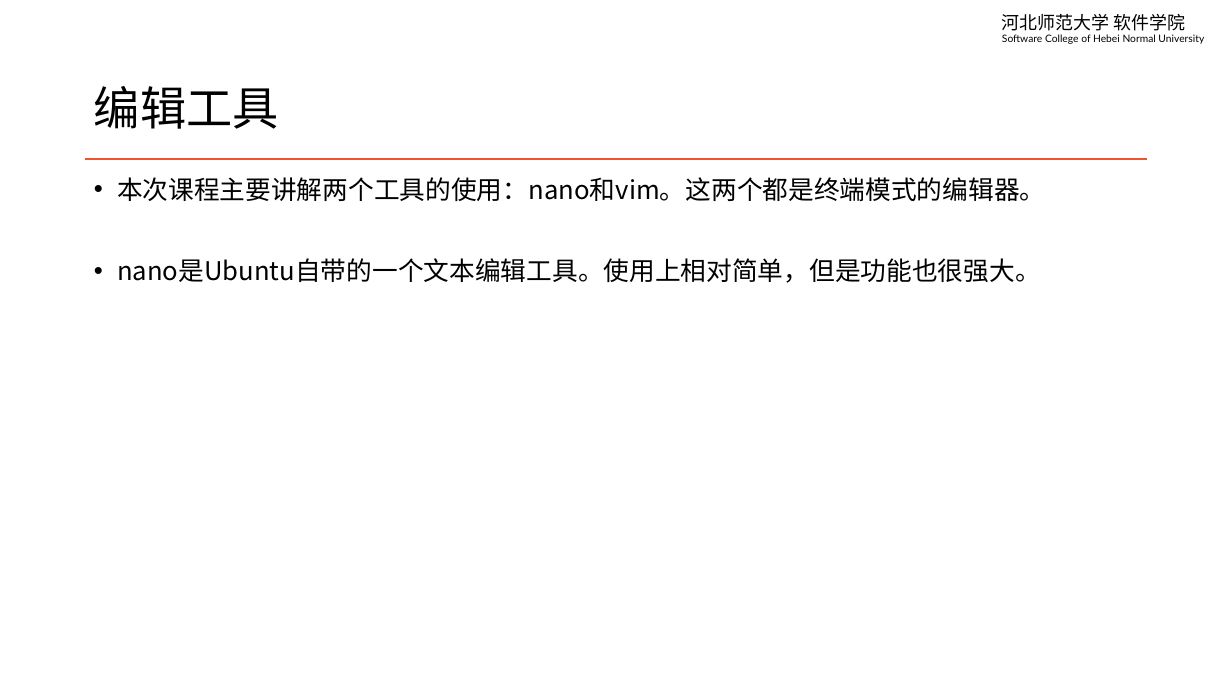
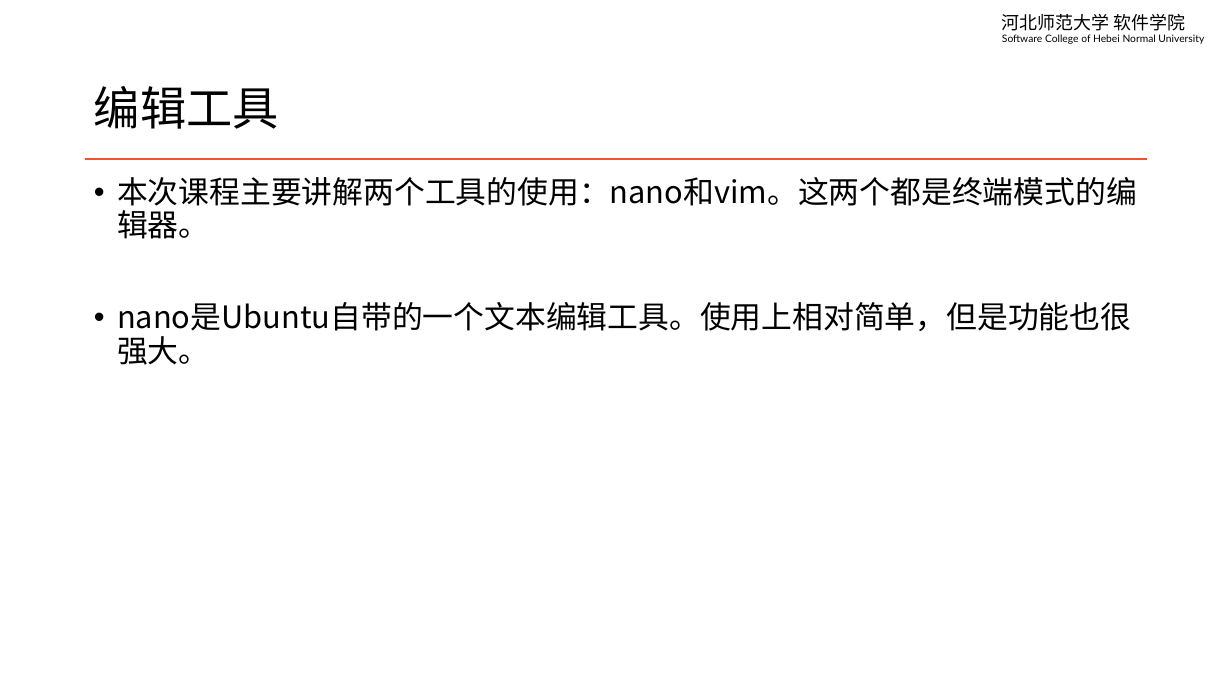
Before and after one commit to edu2act/course-linux-system, a slide deck: slide 2 of materials/slides/ch07-edit-file.pptx. Drawn at 1232x693 pixels with LibreOffice and Linux fonts; fonts in the diff are those of the drawing. Boxes give left, top, right and bottom in pixels: in the first picture for what was removed or moved away, otherwise in the second. Text is boxed around its words. In the diff, an @@ line names an element or a change of style, - is before the commit and + after.

```diff
--- a/materials/slides/ch07-edit-file.pptx
+++ b/materials/slides/ch07-edit-file.pptx
@@ text "本次课程主要讲解两个工具的使用：nano和vim。这两个都是终端模式的编辑器。" at (117, 177, 1137, 365): size 20 to 24 pt @@
```
Also in this commit, not shown: 7 other slides changed, 3 slides added, 3 other files.
